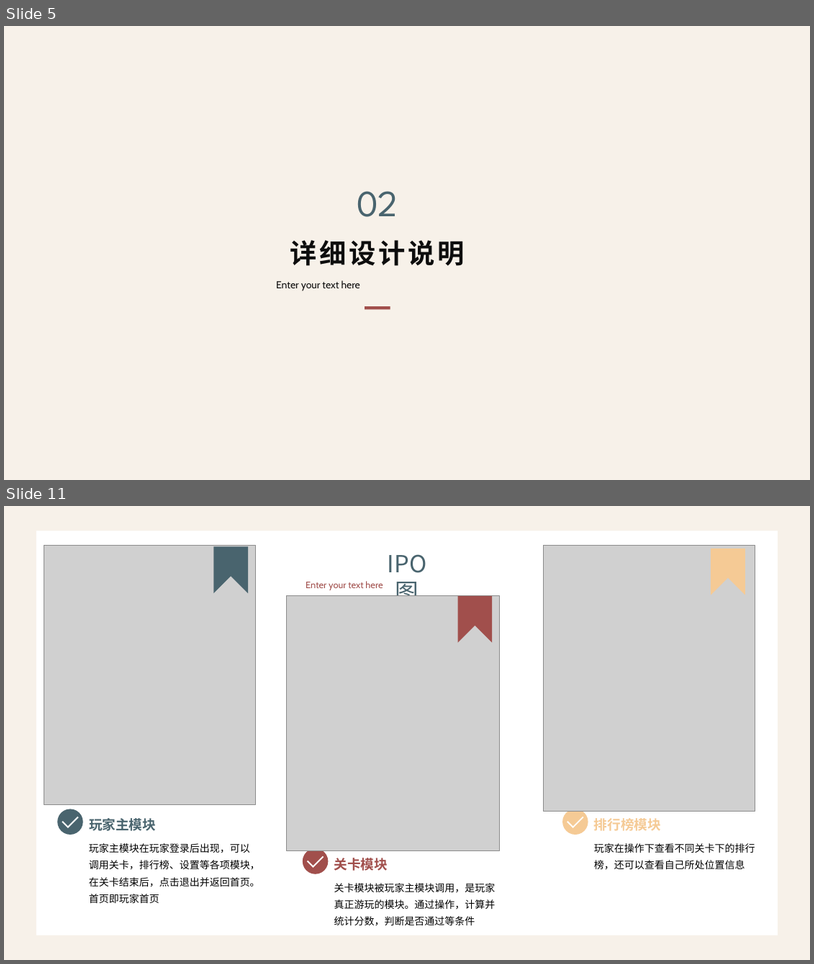
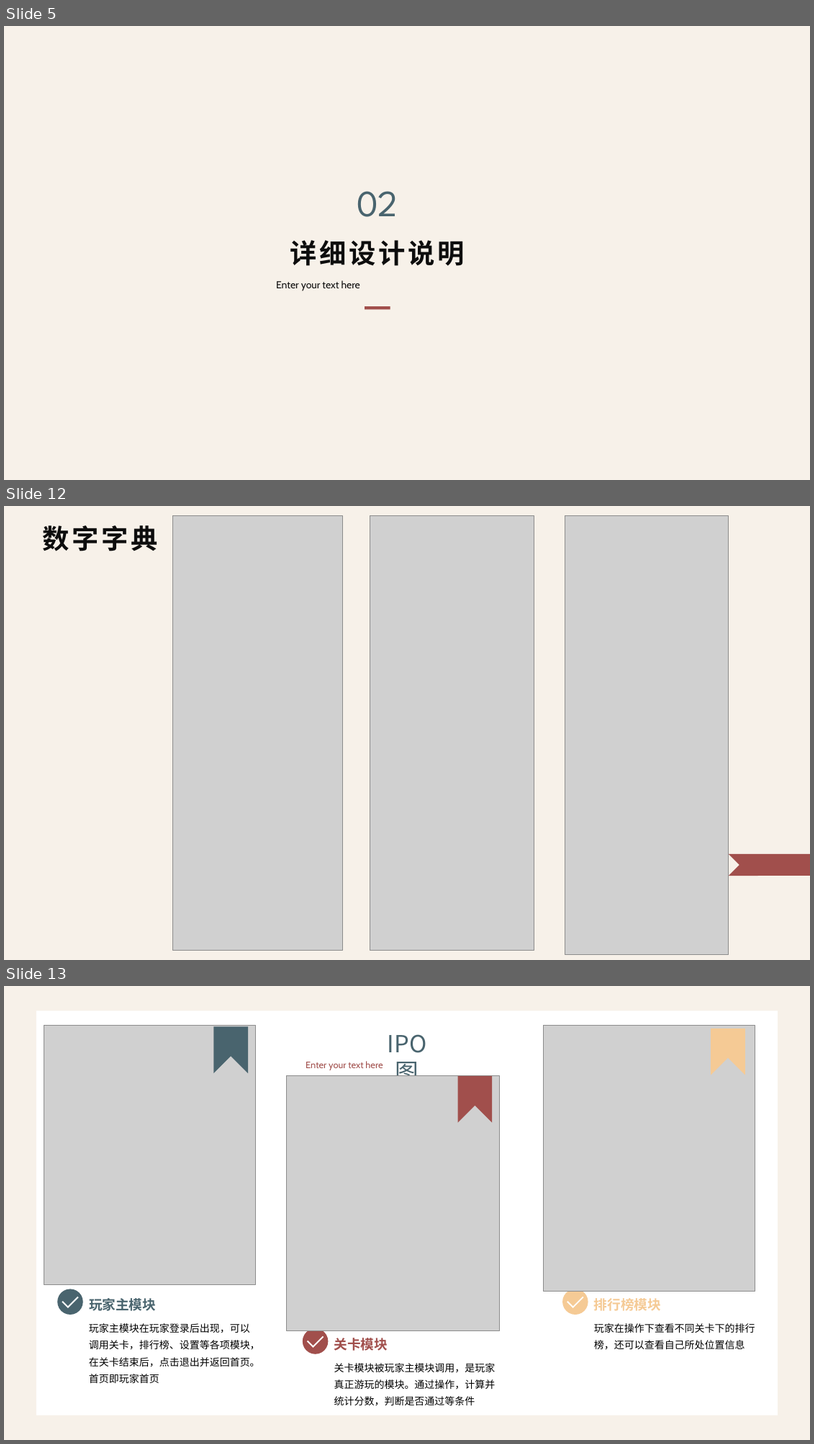
Before and after one commit to ZUCC-MUSICDREAM/start, a slide deck: SE2021-G013-详细设计报告/SE2021-G013-详细设计说明.pptx. Shown one above the other, each under a label of ours: slides 5 and 11 before the commit, slides 5, 12 and 13 after it; the slides between them are not shown. The pictures are 814x964 and 814x1444 pixels, drawn with LibreOffice and Linux fonts; fonts in the diff are those of the drawing; grey boxes stand for pictures; background and template pictures are left out. Boxes give left, top, right and bottom in pixels: in the first picture for what was removed or moved away, otherwise in the second. Text is boxed around its words. In the diff, an @@ line names an element or a change of style, - is before the commit and + after.

```diff
--- a/SE2021-G013-详细设计报告/SE2021-G013-详细设计说明.pptx
+++ b/SE2021-G013-详细设计报告/SE2021-G013-详细设计说明.pptx
@@ slide 12 added at (4, 506, 810, 960), background #F7F1E9 @@
@@ text added at (43, 525, 158, 551), 32 pt, text #0D0D0D, bold @@
+数字字典
@@ picture added at (172, 515, 343, 950) @@
@@ picture added at (370, 515, 535, 950) @@
@@ picture added at (566, 515, 729, 955) @@
@@ freeform shape added at (729, 854, 810, 875), fill #A14F4C @@
@@ what was slide 11 is now slide 13 @@
```
Also in this commit, not shown: 3 slides changed, 3 other slides added, 2 slides removed, 1 other file.
